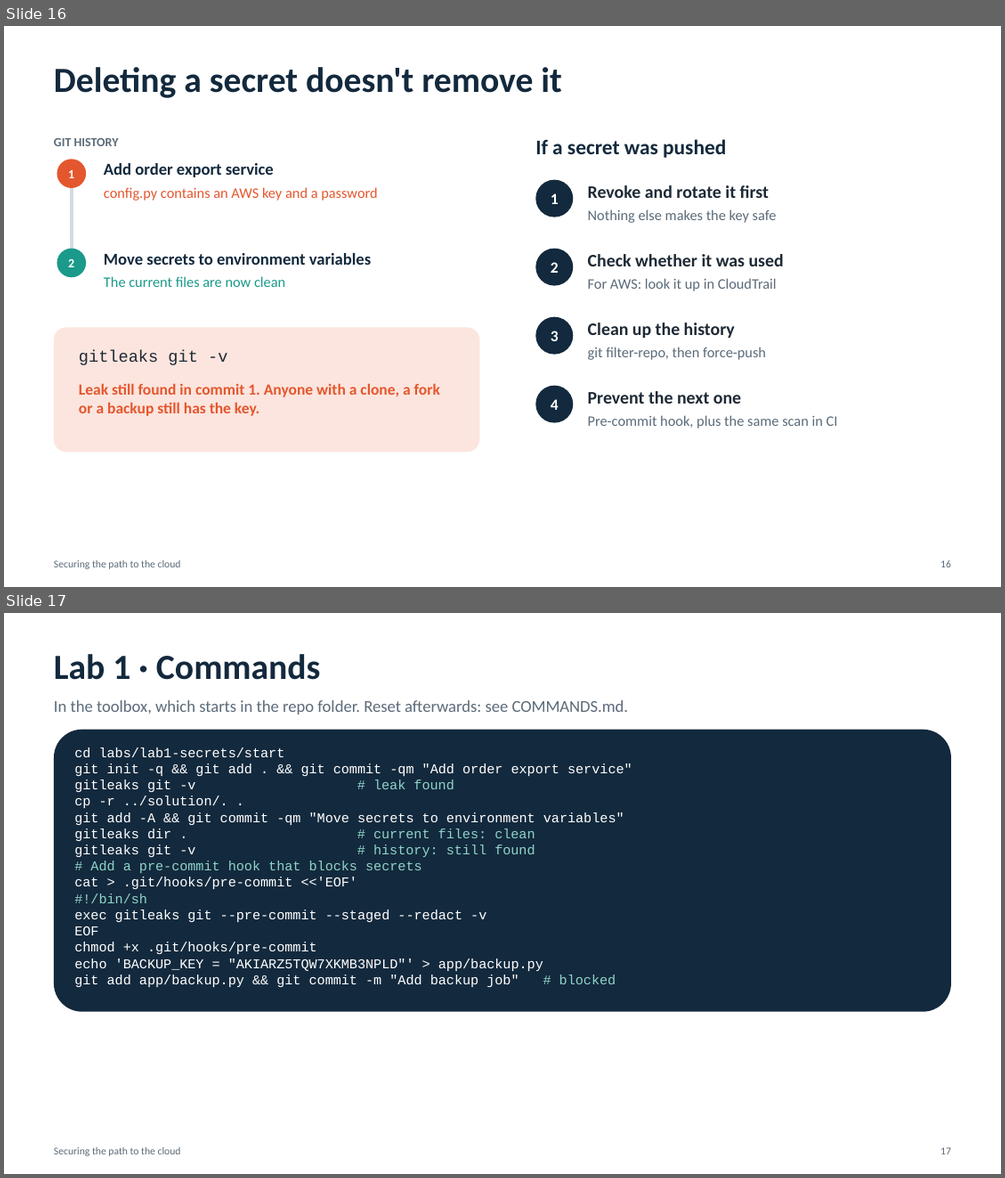
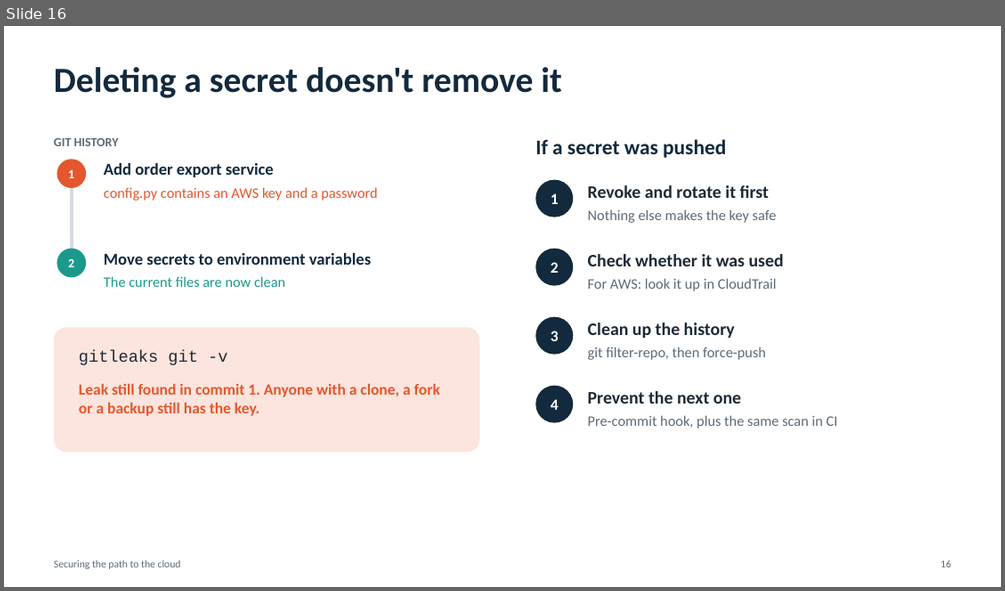
Before and after one commit to PrathameshChopade/MIT-Cloud-Demo, a slide deck: presentation/Securing-the-Path-to-the-Cloud.pptx. Shown one above the other, each under a label of ours: slides 16 and 17 before the commit, slide 16 after it. The pictures are 1005x1178 and 1005x591 pixels, drawn with LibreOffice and Linux fonts; fonts in the diff are those of the drawing. Boxes give left, top, right and bottom in pixels: in the first picture for what was removed or moved away, otherwise in the second. Text is boxed around its words. In the diff, an @@ line names an element or a change of style, - is before the commit and + after.

```diff
--- a/presentation/Securing-the-Path-to-the-Cloud.pptx
+++ b/presentation/Securing-the-Path-to-the-Cloud.pptx
@@ slide 17 removed at (x1=4, y1=613, x2=1001, y2=1174), background #FFFFFF @@
@@ text removed at (x1=54, y1=654, x2=321, y2=680) @@
-Lab 1 · Commands
@@ text removed at (x1=54, y1=700, x2=629, y2=714) @@
-In the toolbox, which starts in the repo folder. Reset afterwards: see COMMANDS.md.
@@ rounded rectangle removed at (x1=54, y1=730, x2=952, y2=1012) @@
@@ text removed at (x1=74, y1=747, x2=632, y2=987) @@
-cd labs/lab1-secrets/start
-git init -q && git add . && git commit -qm "Add order export service"
-gitleaks git -v # leak found
-cp -r ../solution/. .
-git add -A && git commit -qm "Move secrets to environment variables"
-gitleaks dir . # current files: clean
-gitleaks git -v # history: still found
-# Add a pre-commit hook that blocks secrets
-cat > .git/hooks/pre-commit <<'EOF'
-#!/bin/sh
-exec gitleaks git --pre-commit --staged --redact -v
-EOF
-chmod +x .git/hooks/pre-commit
-echo 'BACKUP_KEY = "AKIARZ5TQW7XKMB3NPLD"' > app/backup.py
-git add app/backup.py && git commit -m "Add backup job" # blocked
@@ text removed at (x1=54, y1=1147, x2=181, y2=1156) @@
-Securing the path to the cloud
@@ text removed at (x1=940, y1=1147, x2=951, y2=1154) @@
-17
```
Also in this commit, not shown: 4 slides changed, 4 slides added, 3 other slides removed.
